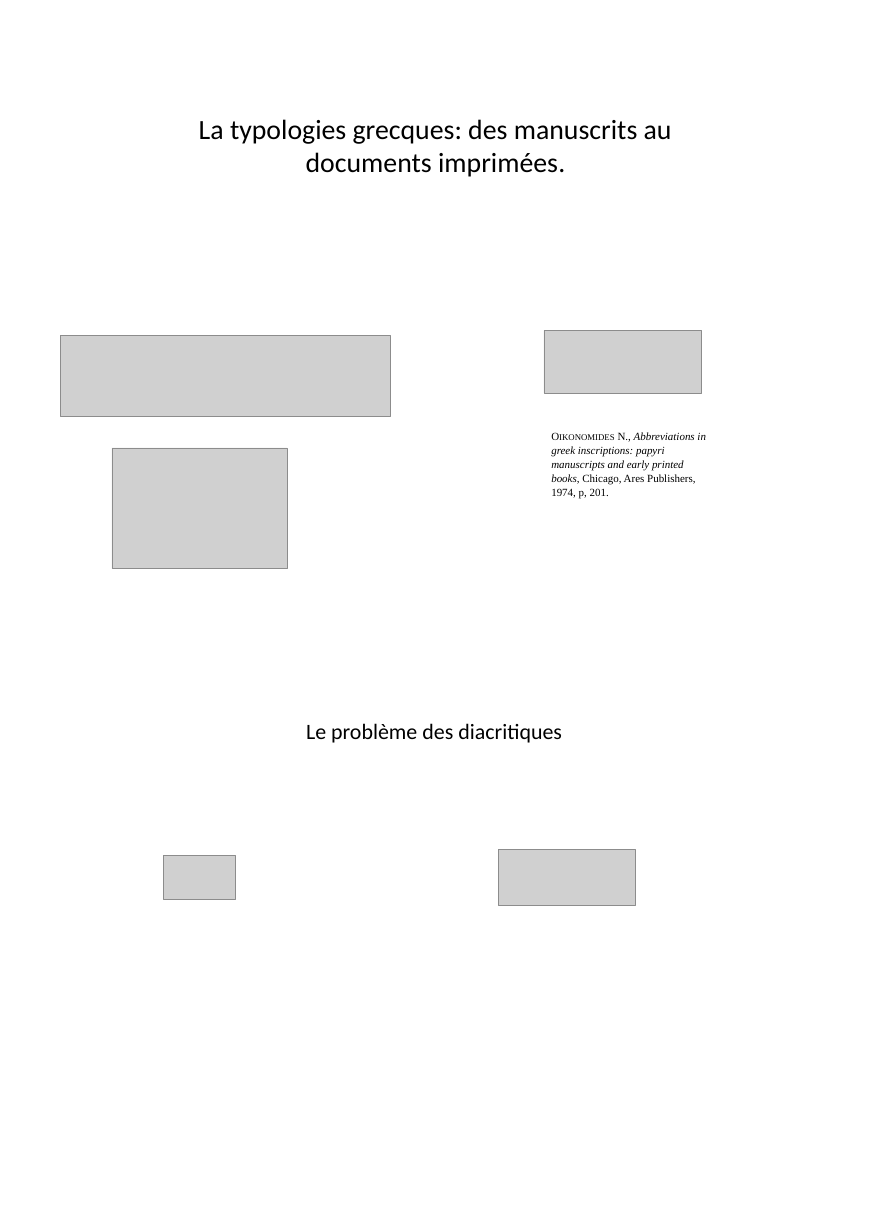
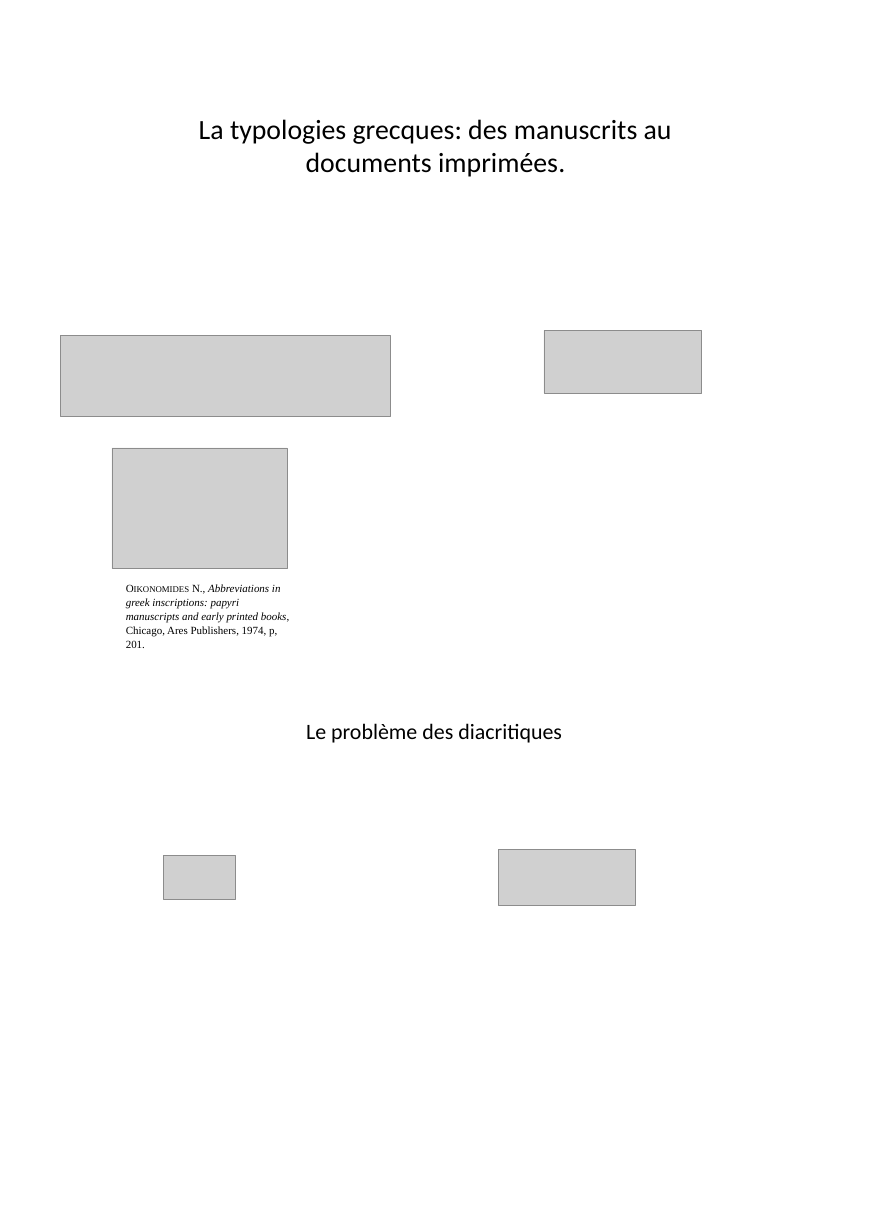
Before and after one commit to biusante/medict-xml, a slide deck: slide 1 of JE/Du papier au numérique la gestion des caractères grecs ligaturés.pptx. Drawn at 871x1232 pixels with LibreOffice and Linux fonts; fonts in the diff are those of the drawing; grey boxes stand for pictures. Boxes give left, top, right and bottom in pixels: in the first picture for what was removed or moved away, otherwise in the second. Text is boxed around its words. In the diff, an @@ line names an element or a change of style, - is before the commit and + after.

```diff
--- a/JE/Du papier au numérique la gestion des caractères grecs ligaturés.pptx
+++ b/JE/Du papier au numérique la gestion des caractères grecs ligaturés.pptx
@@ text "Oikonomides N., Abbreviations in greek ..." rewrapped from box(551, 432, 706, 499) to box(126, 584, 290, 648) @@
```
